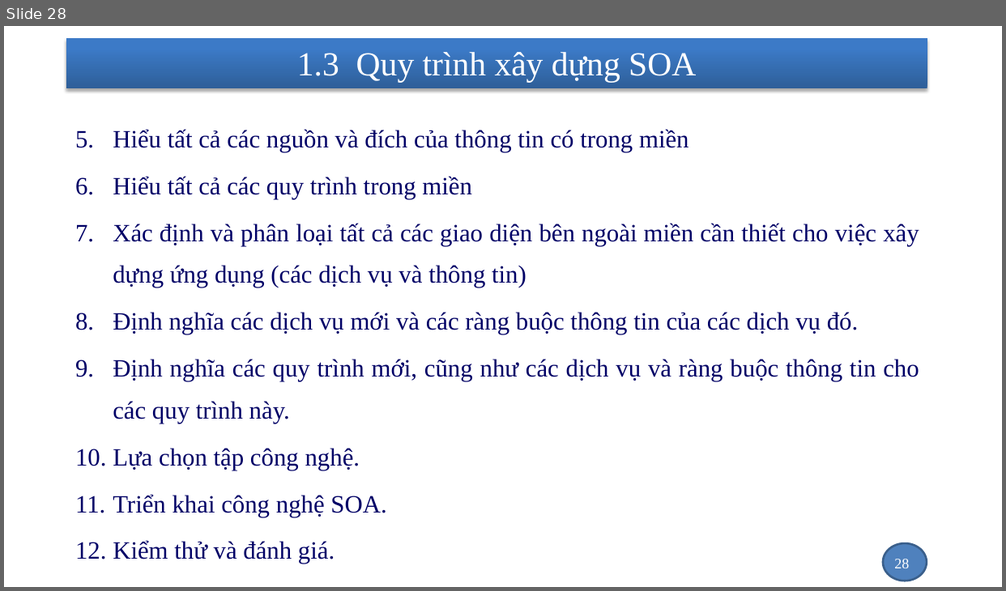
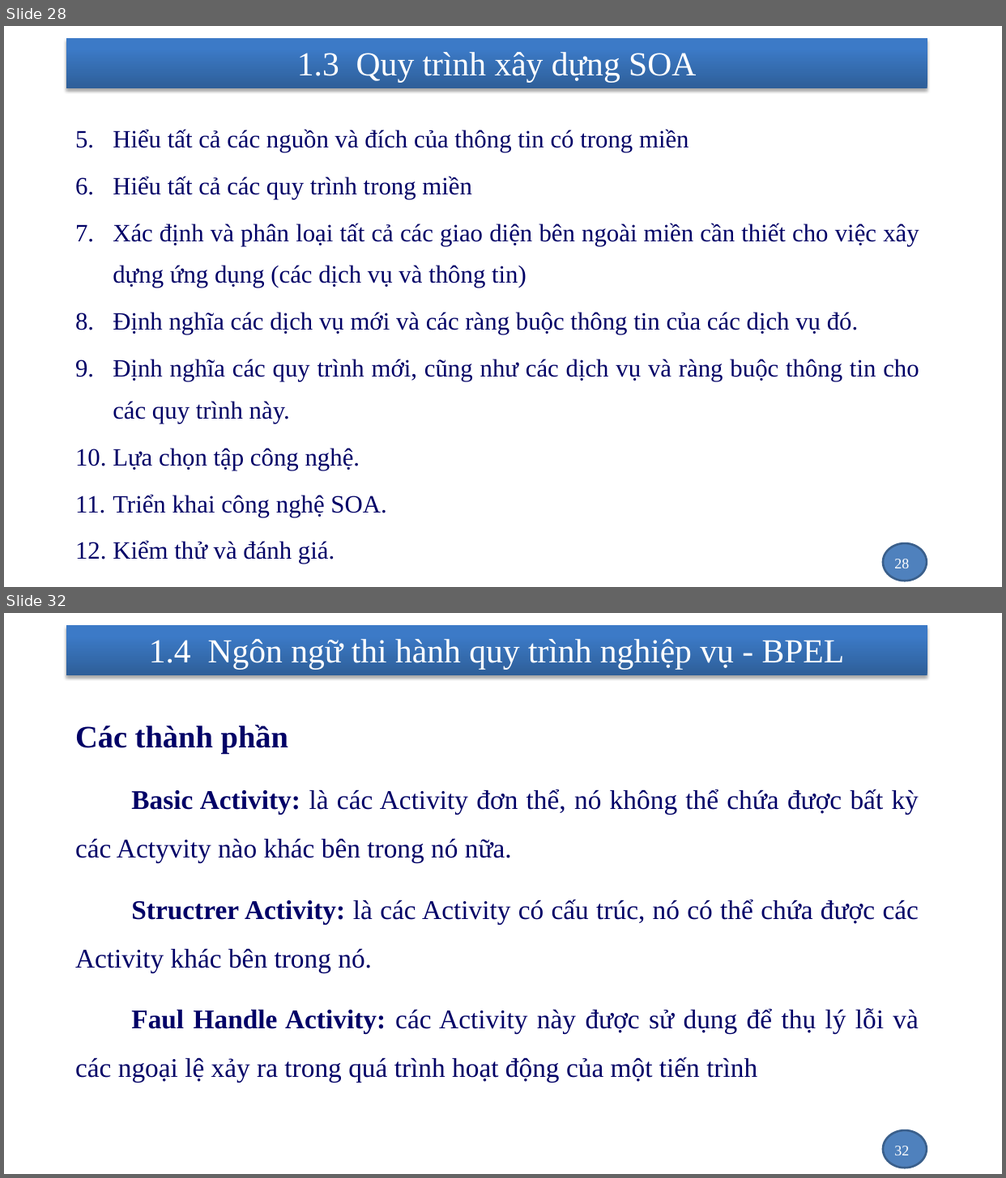
Before and after one commit to nhanhnt/LUANVAN, a slide deck: WORD/luanvan_nhanhnt_ver1.pptx. Shown one above the other, each under a label of ours: slide 28 before the commit, slides 28 and 32 after it; the slides between them are not shown. The pictures are 1006x591 and 1006x1178 pixels, drawn with LibreOffice and Linux fonts; fonts in the diff are those of the drawing; background and template pictures are left out. Boxes give left, top, right and bottom in pixels: in the first picture for what was removed or moved away, otherwise in the second. Text is boxed around its words. In the diff, an @@ line names an element or a change of style, - is before the commit and + after.

```diff
--- a/WORD/luanvan_nhanhnt_ver1.pptx
+++ b/WORD/luanvan_nhanhnt_ver1.pptx
@@ slide 32 added at [4,613,1002,1174], background picture (left out); not listed: 2 template elements that a slide beside it also shows @@
@@ title added at [149,639,845,670], 32.4 pt, text #FFFFFF @@
+1.4 Ngôn ngữ thi hành quy trình nghiệp vụ - BPEL
@@ text added at [75,725,918,1083], 26 pt, text #000066 @@
+    Các thành phần
+    Basic Activity: là các Activity đơn thể, nó không thể chứa được bất kỳ các Actyvity nào khác bên trong nó nữa.
+    Structrer Activity: là các Activity có cấu trúc, nó có thể chứa được các Activity khác bên trong nó.
+    Faul Handle Activity: các Activity này được sử dụng để thụ lý lỗi và các ngoại lệ xảy ra trong quá trình hoạt động của một tiến trình
@@ page number added at [894,1146,909,1156], 14 pt, text #FFFFFF @@
+32
```
Also in this commit, not shown: 1 slide changed, 3 other slides added, 1 other file.
